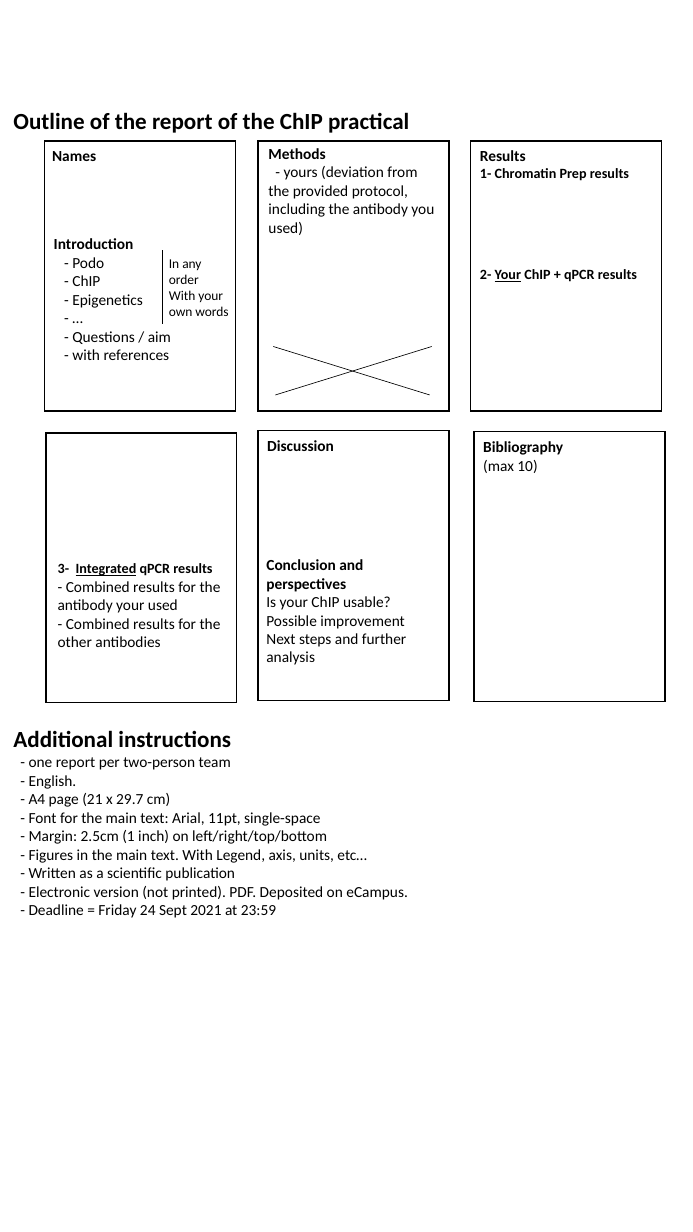
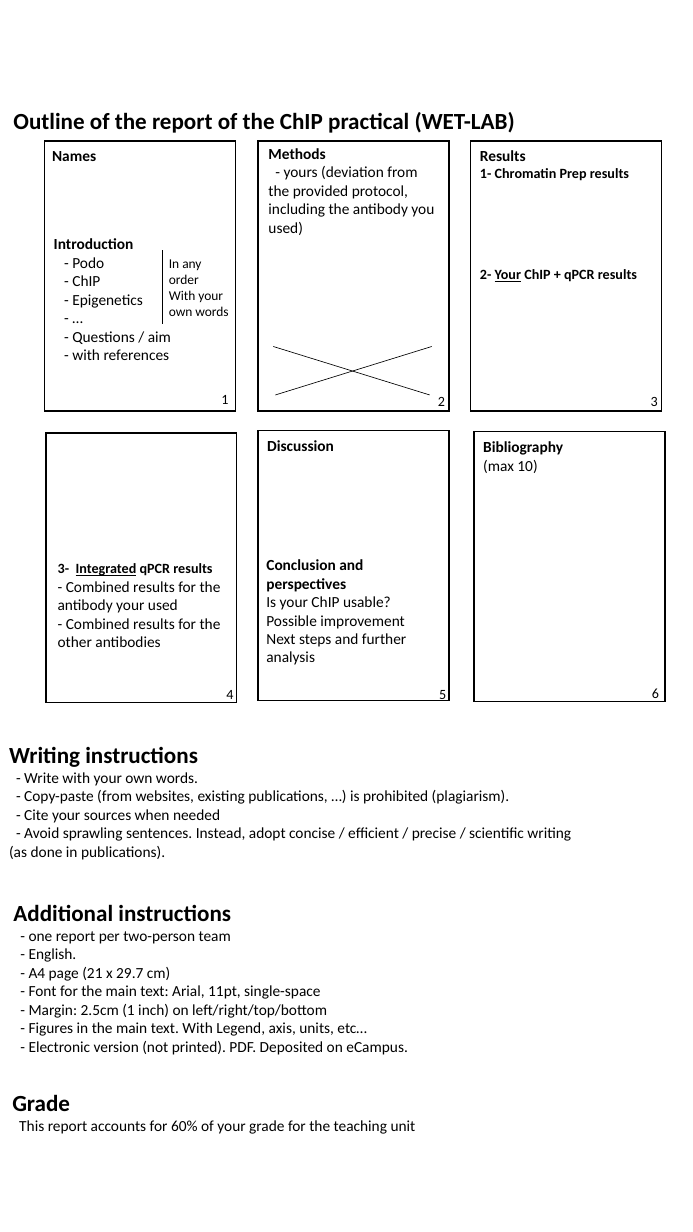
Before and after one commit to PierreGrognet/ChIPseq_Workshop, a slide deck: slide 1 of Pictures/Report.pptx. Drawn at 693x1232 pixels with LibreOffice and Linux fonts; fonts in the diff are those of the drawing. Boxes give left, top, right and bottom in pixels: in the first picture for what was removed or moved away, otherwise in the second. Text is boxed around its words. In the diff, an @@ line names an element or a change of style, - is before the commit and + after.

Commit message:
Update wet-lab report instructions

```diff
--- a/Pictures/Report.pptx
+++ b/Pictures/Report.pptx
@@ text at bbox=[13, 112, 515, 133]: text changed @@
-Outline of the report of the ChIP practical
+Outline of the report of the ChIP practical (WET-LAB)
@@ text added at bbox=[221, 395, 228, 404], 11 pt, text #000000 @@
+1
@@ text added at bbox=[438, 397, 445, 411], 11 pt, text #000000 @@
+2
@@ text added at bbox=[651, 397, 658, 406], 11 pt, text #000000 @@
+3
@@ text added at bbox=[652, 688, 659, 702], 11 pt, text #000000 @@
+6
@@ text added at bbox=[226, 690, 233, 703], 11 pt, text #000000 @@
+4
@@ text added at bbox=[439, 690, 446, 701], 11 pt, text #000000 @@
+5
@@ text added at bbox=[9, 747, 571, 860], 12 pt, text #000000 @@
+Writing instructions
+- Write with your own words.
+- Copy-paste (from websites, existing publications, …) is prohibited (plagiarism).
+- Cite your sources when needed
+- Avoid sprawling sentences. Instead, adopt concise / efficient / precise / scientific writing (as done in publications).
@@ text at bbox=[29, 867, 235, 881]: paragraph removed @@
-- Written as a scientific publication
@@ text "Additional instructions": place and size @@
-text "Additional instructions" at bbox=[13, 730, 408, 918]
+text "Additional instructions" at bbox=[13, 904, 408, 1055]
@@ text at bbox=[29, 904, 276, 918]: paragraph removed @@
-- Deadline = Friday 24 Sept 2021 at 23:59
@@ text added at bbox=[12, 1094, 416, 1134], 12 pt, text #000000 @@
+Grade
+This report accounts for 60% of your grade for the teaching unit
```
Also in this commit, not shown: 4 other files.
